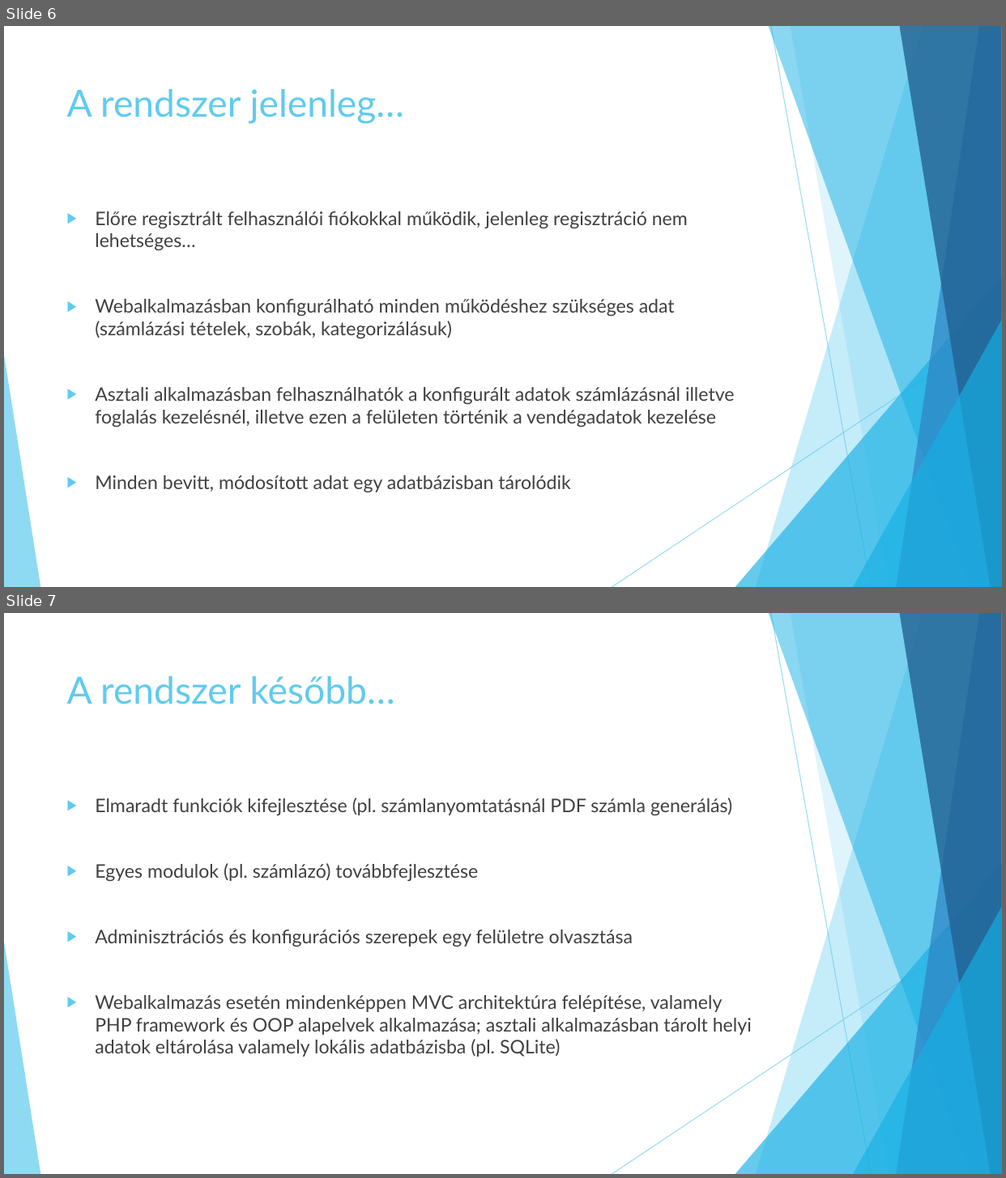
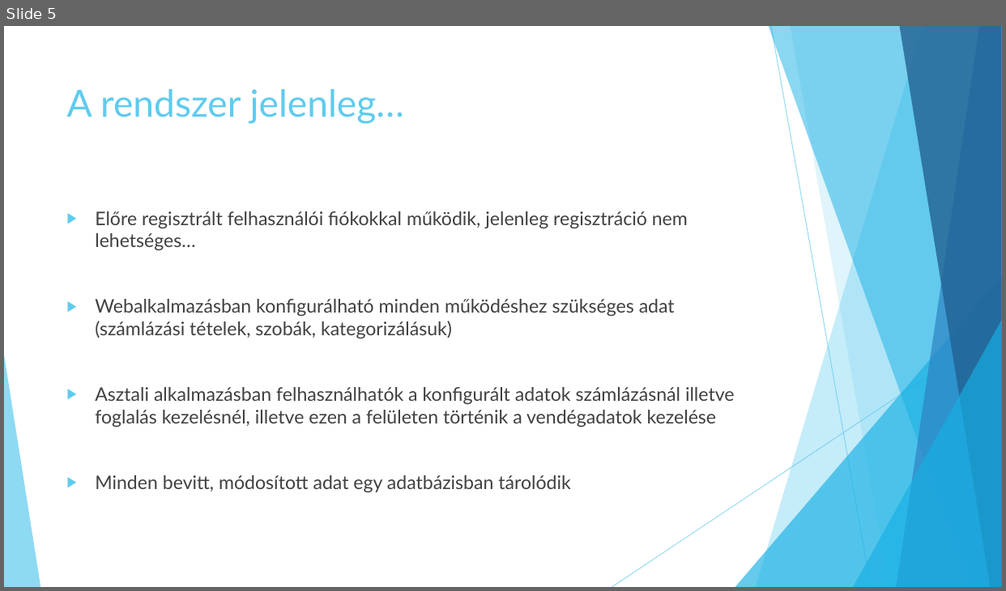
Before and after one commit to jbence1994/Virtual-Receptionist-projection, a slide deck: documentation/VR.pptx. Shown one above the other, each under a label of ours: slides 6 and 7 before the commit, slide 5 after it. The pictures are 1006x1178 and 1006x591 pixels, drawn with LibreOffice and Linux fonts; fonts in the diff are those of the drawing. Boxes give left, top, right and bottom in pixels: in the first picture for what was removed or moved away, otherwise in the second. Text is boxed around its words. In the diff, an @@ line names an element or a change of style, - is before the commit and + after.

```diff
--- a/documentation/VR.pptx
+++ b/documentation/VR.pptx
@@ slide 7 removed at (4, 613, 1002, 1174), background #FFFFFF; not listed: 10 template elements that a slide beside it also shows @@
@@ title removed at (67, 676, 395, 705) @@
-A rendszer később…
@@ text removed at (95, 798, 752, 1057) @@
-▶ Elmaradt funkciók kifejlesztése (pl. számlanyomtatásnál PDF számla generálás)
-▶ Egyes modulok (pl. számlázó) továbbfejlesztése
-▶ Adminisztrációs és konfigurációs szerepek egy felületre olvasztása
-▶ Webalkalmazás esetén mindenképpen MVC architektúra felépítése, valamely PHP framework és OOP alapelvek alkalmazása; asztali alkalmazásban tárolt helyi adatok eltárolása valamely lokális adatbázisba (pl. SQLite)
@@ what was slide 6 is now slide 5 @@
```
Also in this commit, not shown: 1 slide changed, 1 other slide removed.
